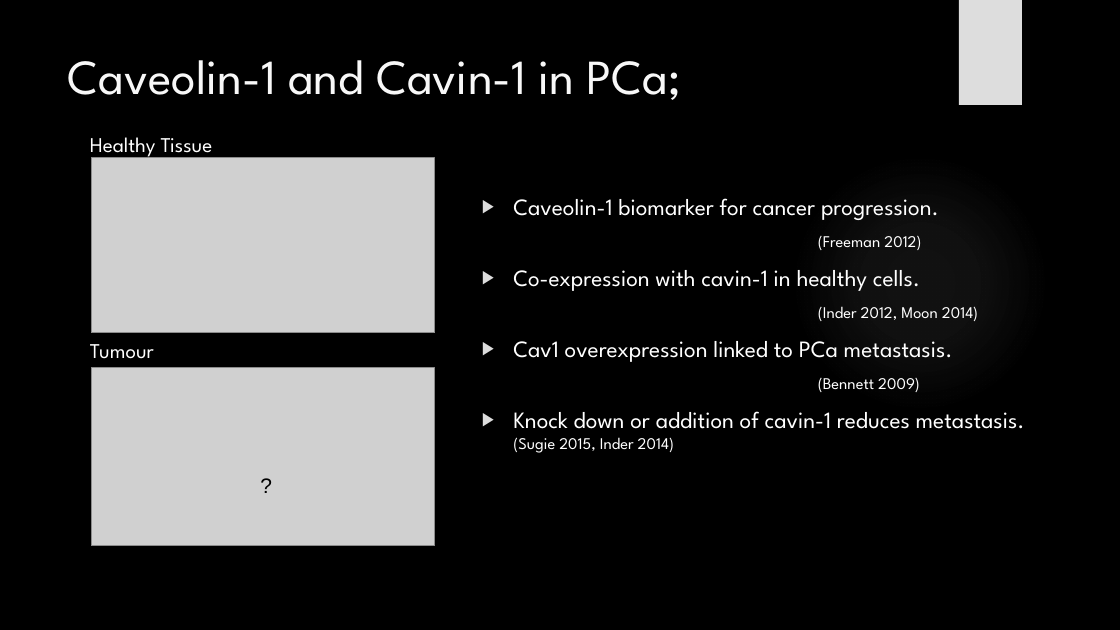
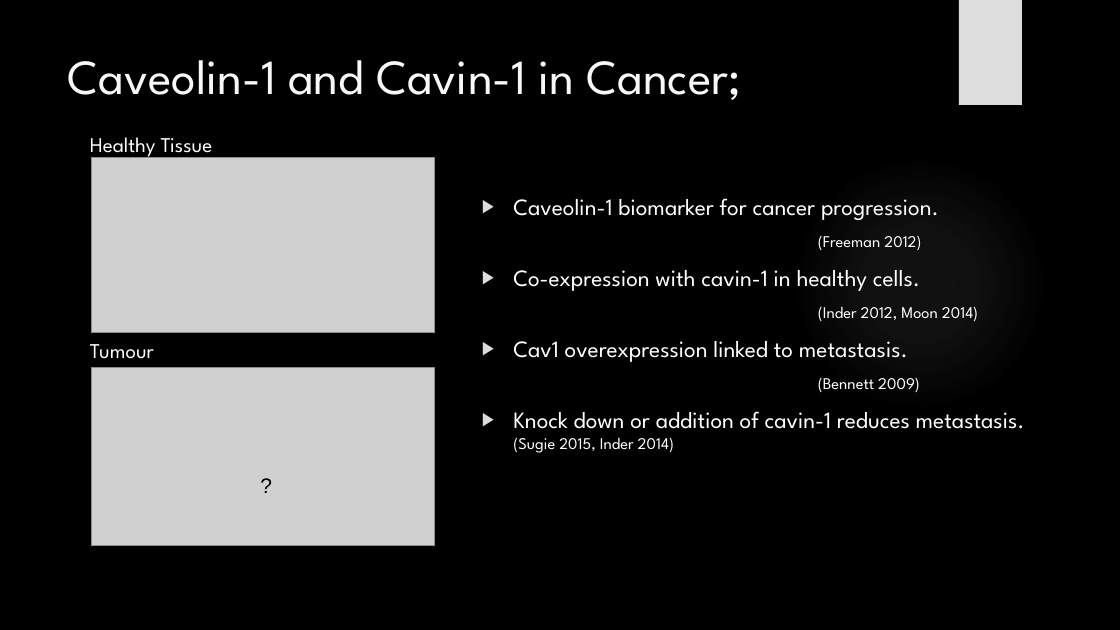
Before and after one commit to HarleyRobinson/Honours2, a slide deck: slide 3 of BackgroundInfo/CollCompBiol.pptx. Drawn at 1120x630 pixels with LibreOffice and Linux fonts; fonts in the diff are those of the drawing; grey boxes stand for pictures; background and template pictures are left out. Boxes give left, top, right and bottom in pixels: in the first picture for what was removed or moved away, otherwise in the second. Text is boxed around its words. In the diff, an @@ line names an element or a change of style, - is before the commit and + after.

```diff
--- a/BackgroundInfo/CollCompBiol.pptx
+++ b/BackgroundInfo/CollCompBiol.pptx
@@ title at (68,60,742,100): text changed @@
-Caveolin-1 and Cavin-1 in PCa;
+Caveolin-1 and Cavin-1 in Cancer;
@@ text at (513,341,908,362): text changed @@
-▶ Cav1 overexpression linked to PCa metastasis.
+▶ Cav1 overexpression linked to metastasis.
```
Also in this commit, not shown: 1 other slide changed, 2 slides added, 2 other files.
